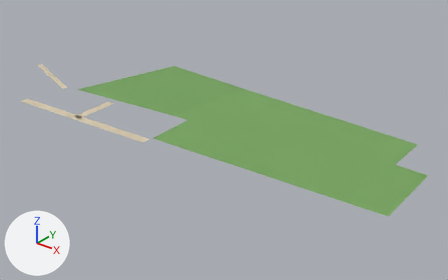
An edit to the glTF model public/assets/bengaluru-region-v1/tiles/t18_22-l0.glb, drawn before and after from the same camera.
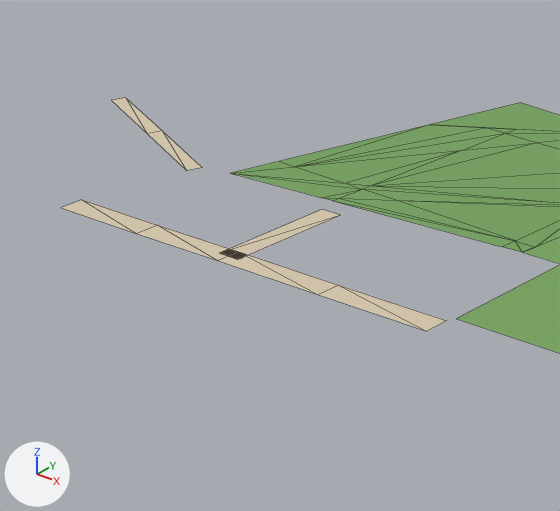
Each version is shown whole from a 50 mm lens placed at (9418.0, 10771.0, 166.0), pointed at (9182.0, 11066.0, -16.0), then close up on the part from 0% to 42% of the width and 11% to 72% of the height. The axes (+X, +Y, +Z) are drawn at lower left. The lights are the same throughout. The last two pictures show the newer version. The close-ups show mesh edges as thin lines. Vertices at exactly the same position are counted once.

Names of what the first close-up shows: 'ground'.
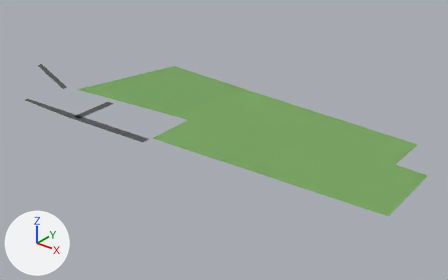
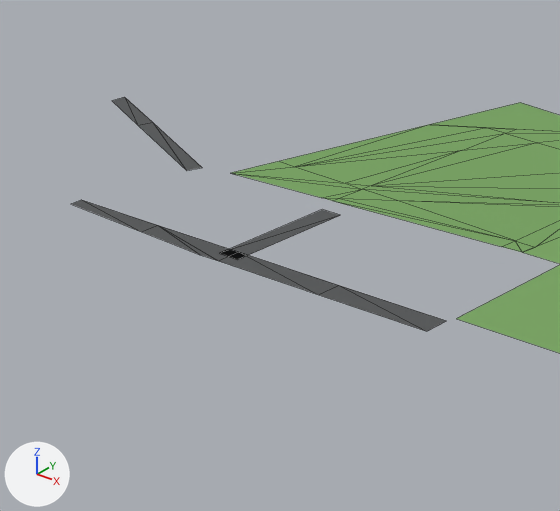
What differs and where, as boxes [x1, y1, x2, y2] in the close-ups (560 x 511 px; the box of a moved part takes in the faces that stretch with it):
'ground', reshaped
    before: [62, 98, 560, 353]
    after: [72, 97, 560, 353]
part 1 of me_ground, moved or reshaped
    before: [62, 200, 216, 260]
    after: [72, 200, 216, 260]
part 2 of me_ground, moved or reshaped
    before: [111, 98, 202, 170]
    after: [112, 97, 202, 170]
part 3 of me_ground, recoloured
    both: [112, 98, 446, 331]

What changed in the scene script:
```text
Change me_ground:
    used by ob_ground; location = (9000.0, 11000.0, 0.0)
    verts and faces of me_ground; kept vertices keep their numbers, new ones are numbered from 90
    before: 70 (54.0, 3.0, 1.0) at pixel (81, 199), 71 (54.0, -3.0, 1.0) at pixel (60, 207), 72 (81.0, 5.0, 1.0) at pixel (157, 225), 73 (81.0, -1.0, 1.0) at pixel (136, 233), 75 (108.0, 0.0, 1.0) at pixel (218, 260)
    before: 80 (1.0, 55.0, 1.0) at pixel (125, 97), 81 (-1.0, 52.0, 1.0) at pixel (111, 100), 82 (30.0, 45.0, 1.0) at pixel (162, 130), 83 (29.0, 41.0, 1.0) at pixel (147, 133)
    remove me_ground.from_pydata(...)  # 90 vertices, 115 faces; spans x -1.0..320.0, y -3.0..120.0, z 1.0
    add me_ground.from_pydata(...)  # 91 vertices, 116 faces; spans x 0.0..320.0, y 0.0..120.0, z 1.0
    me_ground part 1
    add delete_vertices([73])  # with the faces that use them
    add verts[71] = (54.0, 0.0, 1.0)  # moved, pixel (70, 204)
    add verts[90] = (81.0, 0.0, 1.0)  # pixel (141, 231)
    add verts[91] = (102.0, 0.0, 1.0)  # pixel (200, 255)
    add faces += [(70, 71, 90), (70, 90, 72), (72, 90, 91), (72, 91, 75)]
    me_ground part 2
    add verts[80] = (0.0, 56.0, 1.0)  # moved, pixel (124, 97)
    add verts[81] = (0.0, 51.0, 1.0)  # moved, pixel (111, 100)
    add verts[83] = (21.0, 44.0, 1.0)  # moved, pixel (137, 125)
    add verts[82] = (23.0, 47.0, 1.0)  # moved, pixel (152, 122)
    me_ground part 3: 11 kept faces spanning x 0.0..168.0, y 0.0..56.0, z 1.0 get new vertex colours; the middle colour goes from beige #d7c9ae to dark grey #535556
```
